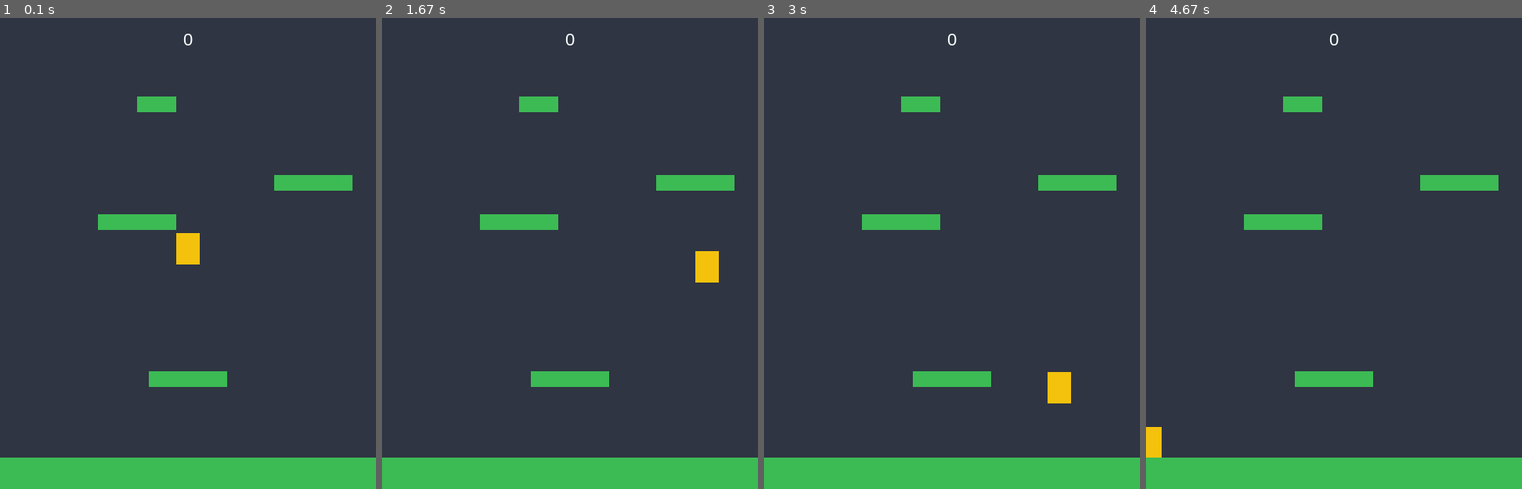
Above: before the commit, frames 1-4 (left to right).
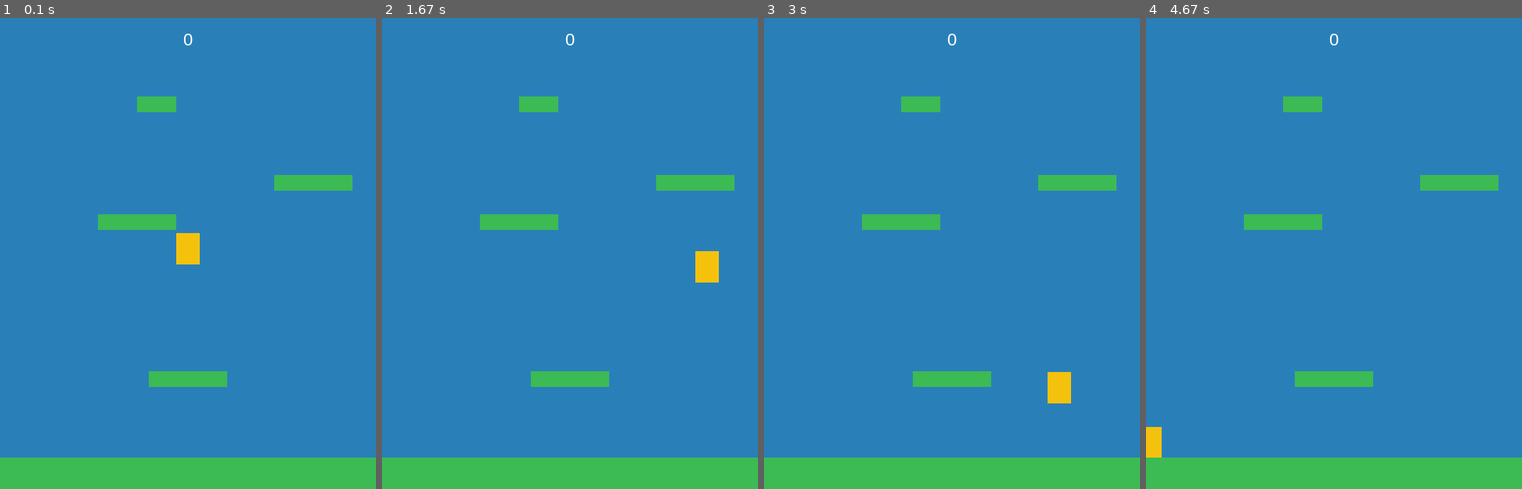
Above: after the commit, the same moments.

Repository: Seigakuin/platformer
Game: pygame game, started from main.py
The game is run twice, just before and just after one commit, with the same random seed, the same clock (stepped at 60 frames per second) and the same inputs.
Inputs:
- Up to frame 1 (0.1 s): no input
- Up to frame 2 (1.67 s): hold Right 0.33-0.8 s; hold Right 0.83-1.3 s; tap Space at 0.9, 1.2, 1.4 s; hold Left from 1.33 s (still down)
- Up to frame 3 (3 s): tap Space at 1.7, 1.97, 2.27, 2.4, 2.7 s; release Left at 1.87 s; hold Left 1.9-2.3 s; hold Right 2.33-2.97 s
- Up to frame 4 (4.67 s): hold Left 3-3.47 s; tap Space at 3.07, 3.37, 3.57, 3.87, 4.07, 4.37, 4.57 s; hold Right 3.5-3.97 s; hold Right 4-4.47 s; hold Left from 4.5 s (still down)

The runs differ from the first frame. In frame 1, 90% of the frame differs, in the area x 0-100%, y 0-94%; in frame 2, 90%; in frame 3, 90%; in frame 4, 91%.

Commit message:
start #7 / add BGCOLOR / to draw fill

Diff:
--- a/main.py
+++ b/main.py
@@ -98,7 +98,7 @@
 
     def draw(self):
         # 描画
-        self.screen.fill(BLACK)
+        self.screen.fill(BGCOLOR)
         self.all_sprites.draw(self.screen)
         self.draw_text(str(self.score), 22, WHITE, WIDTH / 2, 15)
         pg.display.flip()
--- a/settings.py
+++ b/settings.py
@@ -27,3 +27,5 @@
 RED = (219, 50, 54)
 YELLOW = (244, 194, 13)
 BLUE = (72, 133, 237)
+LIGHTBLUE = (41, 128, 185)
+BGCOLOR = LIGHTBLUE
